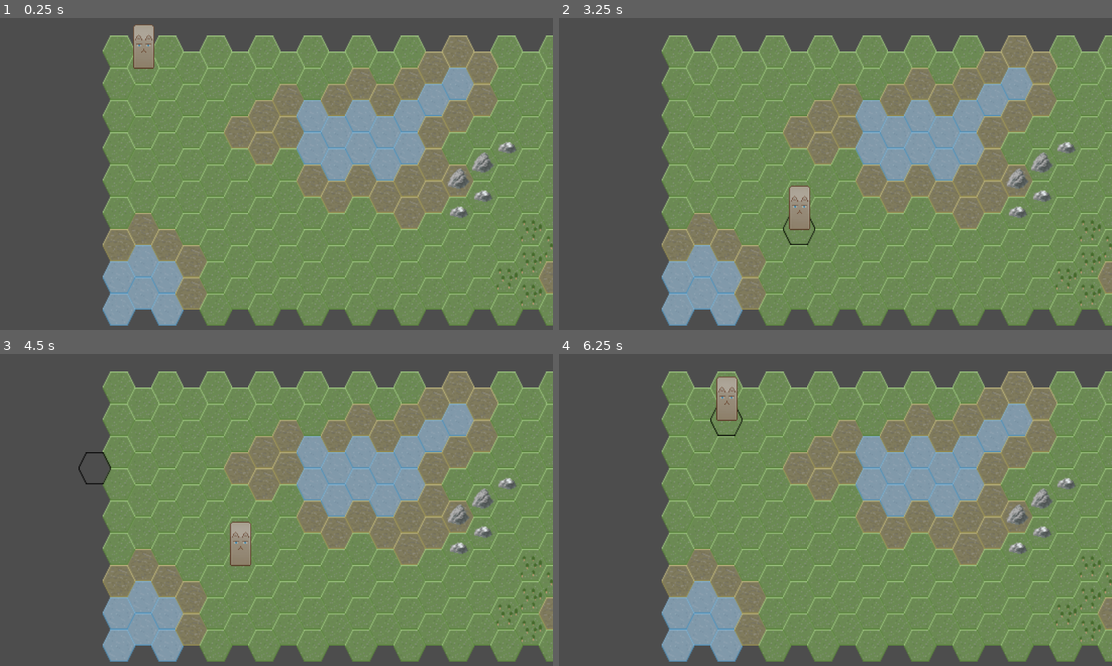
Above: before the commit, frames 1-4 (two rows, left to right).
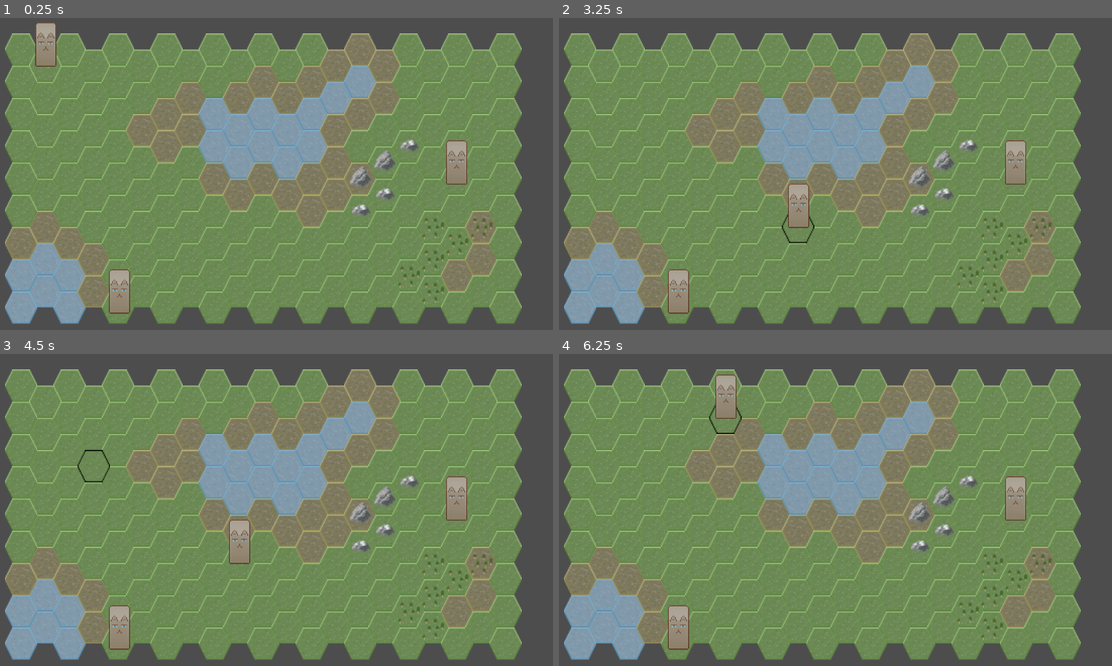
Above: after the commit, the same moments.

Repository: Breep/ShatteredIslands
Game: Godot game, scene res://Scenes/Maps/fighting_level.tscn
Same seed, same stepped clock (60 frames per second), same inputs: the game is played once before the commit and once after it.
Inputs (mouse positions are in pixels of both pictures, inside the frame that each line leads up to):
- Up to frame 1 (0.25 s): no input
- Up to frame 2 (3.25 s): tap Enter at 0.5, 2 s; move the mouse to (951, 155) at 0.52 s; click (951, 155) at 0.6 s; tap Space at 1.25, 2.75 s; move the mouse to (702, 189) at 1.27 s; click (702, 189) at 1.35 s; move the mouse to (879, 102) at 2.02 s; click (879, 102) at 2.1 s; move the mouse to (791, 236) at 2.77 s; click (791, 236) at 2.85 s
- Up to frame 3 (4.5 s): tap Enter at 3.5 s; move the mouse to (436, 556) at 3.52 s; click (436, 556) at 3.6 s; tap Space at 4.25 s; move the mouse to (88, 460) at 4.27 s; click (88, 460) at 4.35 s
- Up to frame 4 (6.25 s): move the mouse to (852, 510) at 5.02 s; click (852, 510) at 5.1 s; move the mouse to (735, 425) at 5.77 s; click (735, 425) at 5.85 s

The runs differ from the first frame. In frame 1, 45% of the frame differs, in the area x 0-100%, y 1-99%; in frame 2, 45%; in frame 3, 45%; in frame 4, 45%.

Commit message:
add team value in players and other players awareness

Diff:
--- a/Scenes/Maps/fighting_level.tscn
+++ b/Scenes/Maps/fighting_level.tscn
@@ -7,9 +7,19 @@
 
 [node name="FightingArea" parent="." instance=ExtResource("1_gsc4f")]
 
+[node name="Camera2D" type="Camera2D" parent="."]
+position = Vector2(231, 122)
+zoom = Vector2(2, 2)
+
 [node name="Player" parent="." instance=ExtResource("2_bgxg2")]
-position = Vector2(46, 99)
+playerName = "Jacques"
 
-[node name="Camera2D" type="Camera2D" parent="."]
-position = Vector2(134, 120)
-zoom = Vector2(2, 2)
+[node name="Player2" parent="." instance=ExtResource("2_bgxg2")]
+position = Vector2(89, 261)
+team = 1
+playerName = "Michel"
+
+[node name="Player3" parent="." instance=ExtResource("2_bgxg2")]
+position = Vector2(423, 133)
+team = 1
+playerName = "Patrick"
--- a/Scenes/Prefabs/Player/player_fighting.tscn
+++ b/Scenes/Prefabs/Player/player_fighting.tscn
@@ -6,12 +6,8 @@
 [sub_resource type="RectangleShape2D" id="RectangleShape2D_lk7gr"]
 size = Vector2(21, 44)
 
-[node name="Player" type="StaticBody2D"]
+[node name="Player" type="StaticBody2D" groups=["PLAYERS"]]
 script = ExtResource("1_gjax4")
-
-[node name="Timer" type="Timer" parent="."]
-wait_time = 3.0
-autostart = true
 
 [node name="PlayerVisual" parent="." instance=ExtResource("2_iwmy3")]
 
@@ -19,4 +15,13 @@
 position = Vector2(0.5, -21)
 shape = SubResource("RectangleShape2D_lk7gr")
 
-[connection signal="timeout" from="Timer" to="." method="_on_timer_timeout"]
+[node name="Timers" type="Node" parent="."]
+
+[node name="MovingTimer" type="Timer" parent="Timers"]
+wait_time = 3.0
+autostart = true
+
+[node name="AutoAttackTimer" type="Timer" parent="Timers"]
+
+[connection signal="timeout" from="Timers/MovingTimer" to="." method="_on_moving_timer_timeout"]
+[connection signal="timeout" from="Timers/AutoAttackTimer" to="." method="_on_auto_attack_timer_timeout"]
--- a/Scripts/fighting_area.gd
+++ b/Scripts/fighting_area.gd
@@ -1,18 +1,18 @@
 extends Node2D
 class_name FightingArea
 
-# ==============================================================================
+# ============================== Scene nodes ==============================
 
 @onready var selectionSquareSprite: Sprite2D = $SelectionSquare/SquareSprite
 @onready var tileMap: TileMapLayer = $Map
 @onready var selectionMap: TileMapLayer = $Map/SelectionLayer
 
-# ==============================================================================
+# ============================== Private ==============================
 
 var _selectionCell: Vector2 = Vector2.ZERO
 var _selectionCellOld: Vector2 = Vector2.ZERO
 
-# ==============================================================================
+# ============================== Public ==============================
 
 var isSelectionActive: bool = false
 
@@ -22,9 +22,9 @@
 	set(value):
 		_selectionCellOld = _selectionCell
 		_selectionCell = value
-		drawSelectionCell(_selectionCell)
+		_drawSelectionCell(_selectionCell)
 
-# ==============================================================================
+# ============================== Base functions ==============================
 
 func _ready() -> void:
 	pass
@@ -34,12 +34,11 @@
 
 func _input(_event: InputEvent) -> void:
 	if Input.is_action_just_pressed("Select"):
-		updateSelection(_getMouseOveringCell())
+		_updateSelection(_getMouseOveringCell())
 
-# ==============================================================================
+# ============================== Private functions ==============================
 
-func updateSelection(cell: Vector2) -> void:
-	print(cell, _selectionCell, _selectionCellOld, isSelectionActive)
+func _updateSelection(cell: Vector2) -> void:
 	if cell == _selectionCell and isSelectionActive == true:
 		isSelectionActive = false
 		selectionMap.erase_cell(_selectionCell)
@@ -47,15 +46,15 @@
 		isSelectionActive = true
 		selectionCell = cell
 
-func drawSelectionCell(cell: Vector2) -> void:
+func _drawSelectionCell(cell: Vector2) -> void:
 	if isSelectionActive:
 		selectionMap.erase_cell(_selectionCellOld)
 		selectionMap.set_cell(cell, 0, Vector2(0,0), 0)
 
+func _getMouseOveringCell() -> Vector2:
+	return tileMap.local_to_map(tileMap.get_local_mouse_position())
+
+# ============================== public functions ==============================
+
 func getGlobalCellPosition(cell: Vector2) -> Vector2:
 	return to_global(tileMap.map_to_local(cell))
-
-# ==============================================================================
-
-func _getMouseOveringCell() -> Vector2:
-	return tileMap.local_to_map(tileMap.get_local_mouse_position())
--- a/Scripts/player_fighting.gd
+++ b/Scripts/player_fighting.gd
@@ -1,30 +1,83 @@
 extends StaticBody2D
+class_name PlayerFighting
 
 # ==============================================================================
 
 @onready var fightingArea: FightingArea = get_tree().get_root().find_child("FightingArea", true, false)
 
-# ==============================================================================
+# ============================== Private ==============================
+
+@export var team: int
+@export var playerName: String
+
+# ============================== Private ==============================
+
+var _players: Array[PlayerFighting]
+var _enemies: Array[PlayerFighting]
+var _allies: Array[PlayerFighting]
+
+# ============================== Base functions ==============================
 
 func _ready() -> void:
-	moveToCell(Vector2(0,0))
+	_moveToCell(Vector2(0,0))
+	_players = _getAllScenePlayers()
+	_enemies = _getEnemiesFromPlayers()
+	_allies = _getAlliesFromPlayers()
+
+	if team == 1: # TMP Dev
+		return
+
+	print("Players:")
+	for player in _players:
+		print(player.playerName)
+
+	print("Enemies:")
+	for player in _enemies:
+		print(player.playerName)
 
 func _physics_process(delta: float) -> void:
 	pass
 
-# ==============================================================================
+# ============================== Private functions ==============================
 
-func _input(_event: InputEvent) -> void:
+func _moveToCell(cell : Vector2):
+	if team == 1: # TMP Dev
+		return
+
+	position = fightingArea.getGlobalCellPosition(cell)
+
+func _findClosestEnemy():
 	pass
 
-# ==============================================================================
+func _auto_attack():
+	pass
 
-func moveToCell(cell : Vector2):
-	position = fightingArea.getGlobalCellPosition(cell)
-	print("Moving to " + str(cell))
+func _getAllScenePlayers() -> Array[PlayerFighting]:
+	var ret: Array[PlayerFighting]
+	for node in get_tree().get_nodes_in_group("PLAYERS"):
+		ret.append(node as PlayerFighting)
+	return ret
 
-# ==============================================================================
+func _getEnemiesFromPlayers() -> Array[PlayerFighting]:
+	var ret: Array[PlayerFighting]
+	for player in _players:
+		if player.team != team:
+			ret.append(player)
+	return ret
 
-func _on_timer_timeout() -> void:
+func _getAlliesFromPlayers() -> Array[PlayerFighting]:
+	var ret: Array[PlayerFighting]
+	for player in _players:
+		if player.team != team:
+			ret.append(player)
+	return ret
+
+# ============================== Timer Callback ==============================
+
+func _on_auto_attack_timer_timeout() -> void:
+	_findClosestEnemy()
+	_auto_attack()
+
+func _on_moving_timer_timeout() -> void:
 	if fightingArea.isSelectionActive:
-		moveToCell(fightingArea.selectionCell)
+		_moveToCell(fightingArea.selectionCell)
--- a/project.godot
+++ b/project.godot
@@ -23,6 +23,10 @@
 "res://Scripts/": "purple"
 }
 
+[global_group]
+
+PLAYERS=""
+
 [input]
 
 Select={
